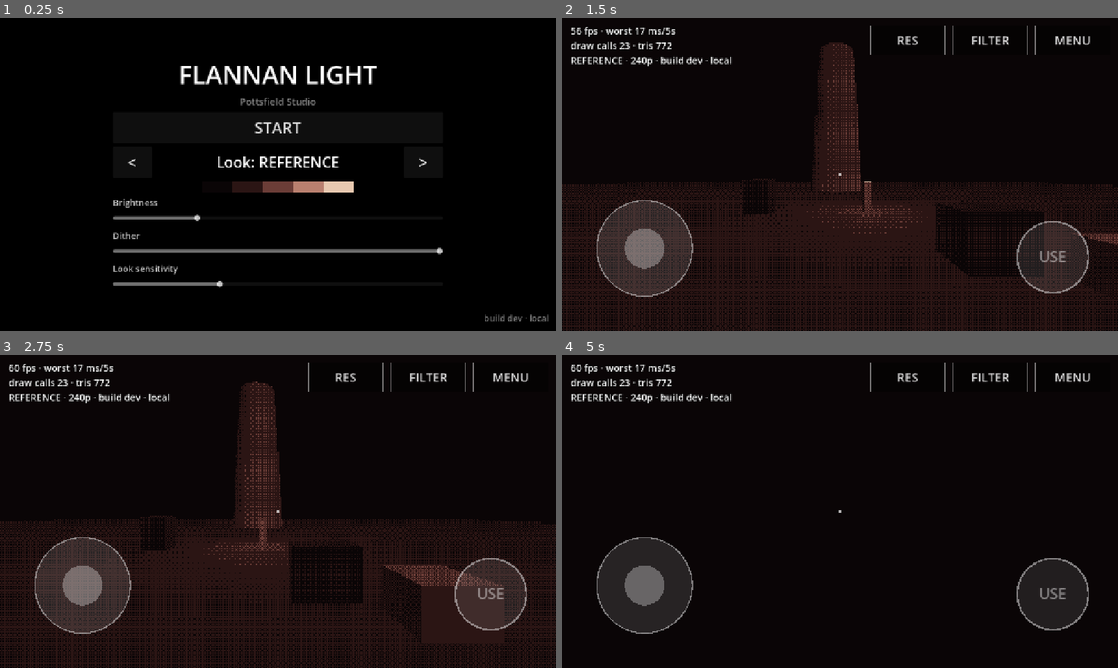
Above: before the commit, frames 1-4 (two rows, left to right).
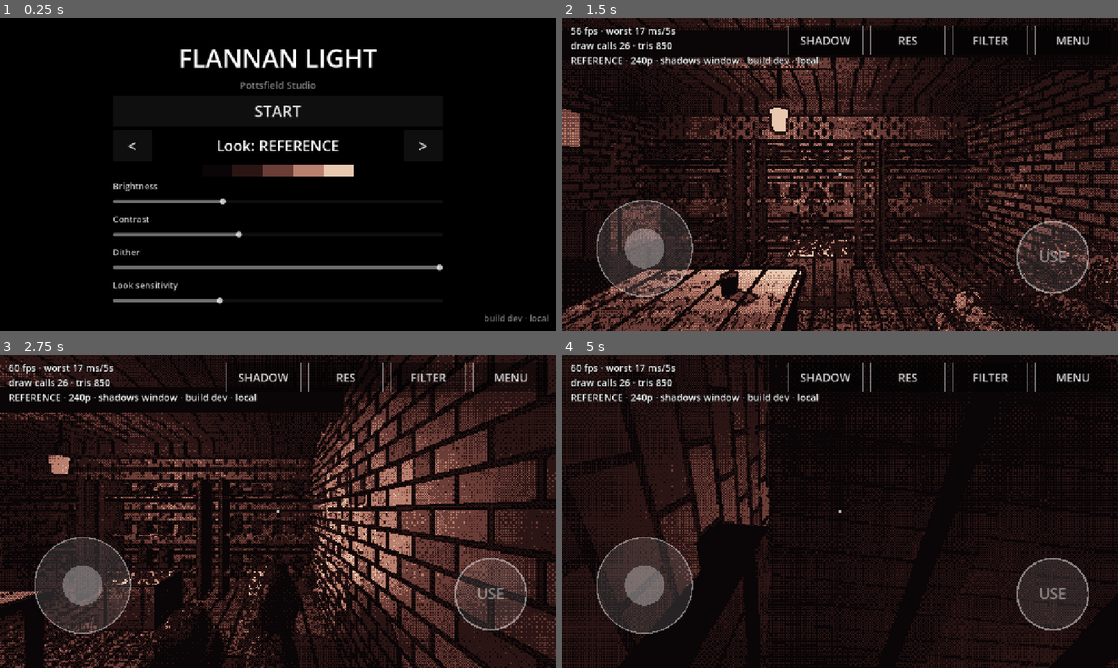
Above: after the commit, the same moments.

Repository: mahmoud70004-debug/Flannan-Light
Game: Godot game, scene res://scenes/title.tscn
The game is run twice, just before and just after one commit, with the same random seed, the same clock (stepped at 60 frames per second) and the same inputs.
Inputs (mouse positions are in pixels of both pictures, inside the frame that each line leads up to):
- Up to frame 1 (0.25 s): no input
- Up to frame 2 (1.5 s): click "START" at 0.5 s; tap Enter at 1.25 s; move the mouse to (962, 158) at 1.27 s; hold Right (ui_right) from 1.28 s (still down); tap E at 1.35 s; click (962, 158) at 1.42 s
- Up to frame 3 (2.75 s): release Right (ui_right) at 2 s; drag from (166, 527) to (250, 574) at 2.02 s
- Up to frame 4 (5 s): move the mouse to (895, 442) at 2.77 s; hold Right (ui_right) 2.78-3.5 s; tap E at 2.85, 4.35 s; click (895, 442) at 2.92 s; drag from (812, 574) to (673, 464) at 3.52 s; move the mouse to (1006, 558) at 4.27 s; hold Left (ui_left) from 4.28 s (still down); click (1006, 558) at 4.42 s

The runs differ from the first frame. In frame 1, 8.0% of the frame differs, in the area x 20-80%, y 10-92%; in frame 2, 49%; in frame 3, 52%, in the area x 0-100%, y 0-100%; in frame 4, 35%.

Commit message:
Fix look jumps on touch; look-dev store room, edge/contrast/vignette pass, merged geometry
Godot's web build computes ScreenDrag.relative per slot in the touch list, not per
finger, so a single moving finger produced huge look deltas. Track positions per
finger index instead. Replace the empty test yard with a lit store room built from
procedural textures, batch static meshes per material (175 -> 33 draw calls), add
three shadow levels and update the plan.

Co-Authored-By: Claude Sonnet 5.5 <noreply@anthropic.com>
Claude-Session: https://claude.ai/code/session_012jYvPEh95BPoE2SxmCMt2C

Diff:
--- a/game/project.godot
+++ b/game/project.godot
@@ -25,7 +25,7 @@
 
 [input_devices]
 
-pointing/emulate_touch_from_mouse=true
+pointing/emulate_touch_from_mouse=false
 pointing/emulate_mouse_from_touch=false
 
 [rendering]
--- a/game/scripts/settings.gd
+++ b/game/scripts/settings.gd
@@ -8,10 +8,12 @@
 
 var look_sensitivity: float = 0.0045   ## radians per UI pixel dragged
 var palette: int = 0
-var brightness: float = 1.0
+var brightness: float = 1.15
 var dither_amount: float = 1.0
+var contrast: float = 1.25
 var render_height: int = 240           ## height of the low-res 3D image
 var show_debug: bool = true
+var shadows: int = 1              ## 0 off, 1 window light only, 2 window + lantern
 
 
 func _ready() -> void:
@@ -22,10 +24,12 @@
 	palette = clampi(cfg.get_value("video", "palette", palette), 0, Palettes.count() - 1)
 	brightness = clampf(cfg.get_value("video", "brightness", brightness), 0.5, 2.5)
 	dither_amount = clampf(cfg.get_value("video", "dither_amount", dither_amount), 0.0, 1.0)
+	contrast = clampf(cfg.get_value("video", "contrast", contrast), 0.8, 2.0)
 	render_height = cfg.get_value("video", "render_height", render_height)
 	if not RENDER_HEIGHTS.has(render_height):
 		render_height = 240
 	show_debug = cfg.get_value("debug", "show_debug", show_debug)
+	shadows = clampi(int(cfg.get_value("video", "shadows", shadows)), 0, 2)
 
 
 func save() -> void:
@@ -34,8 +38,10 @@
 	cfg.set_value("video", "palette", palette)
 	cfg.set_value("video", "brightness", brightness)
 	cfg.set_value("video", "dither_amount", dither_amount)
+	cfg.set_value("video", "contrast", contrast)
 	cfg.set_value("video", "render_height", render_height)
 	cfg.set_value("debug", "show_debug", show_debug)
+	cfg.set_value("video", "shadows", shadows)
 	cfg.save(PATH)
 	changed.emit()
 
@@ -49,3 +55,8 @@
 	var i := RENDER_HEIGHTS.find(render_height)
 	render_height = RENDER_HEIGHTS[(i + 1) % RENDER_HEIGHTS.size()]
 	save()
+
+
+func cycle_shadows() -> void:
+	shadows = (shadows + 1) % 3
+	save()
--- /dev/null
+++ b/game/scripts/store_room.gd
@@ -0,0 +1,277 @@
+class_name StoreRoom
+extends Node3D
+## Look-dev room: the lower store (sacks, barrels, shelves, one lantern, one
+## high window). Built from primitives with procedural textures. Used to judge
+## lighting, readability and the palette filters on the real phone.
+
+const W := 6.0     ## x size
+const D := 5.0     ## z size
+const H := 2.8     ## ceiling height
+
+var lantern_light: OmniLight3D
+var window_light: SpotLight3D
+var _lantern_mat: StandardMaterial3D
+var _flicker_t := 0.0
+var _lantern_on := true
+
+var _stone: StandardMaterial3D
+var _wood: StandardMaterial3D
+var _dark_wood: StandardMaterial3D
+var _sack: StandardMaterial3D
+var _iron: StandardMaterial3D
+var _batches := {}                ## Material -> SurfaceTool (static visuals merged: one draw call per material)
+
+
+func _ready() -> void:
+	_stone = Tex.material(Tex.bricks(), 1.0)
+	_wood = Tex.material(Tex.planks(), 1.0)
+	_dark_wood = Tex.material(Tex.planks(), 1.0, 0.55)
+	_sack = Tex.material(Tex.burlap(), 0.5)
+	_iron = Tex.material(Tex.rough(), 1.0, 0.8)
+	_build_shell()
+	_build_props()
+	_build_lights()
+	_flush_batches()
+	apply_shadows(Settings.shadows)
+
+
+## 0 = no shadows, 1 = window light only (cheap), 2 = window + lantern (costly cube map).
+func apply_shadows(level: int) -> void:
+	window_light.shadow_enabled = level >= 1
+	lantern_light.shadow_enabled = level >= 2
+
+
+func _batch(mesh: Mesh, xform: Transform3D, mat: Material) -> void:
+	if not _batches.has(mat):
+		var st := SurfaceTool.new()
+		st.begin(Mesh.PRIMITIVE_TRIANGLES)
+		_batches[mat] = st
+	(_batches[mat] as SurfaceTool).append_from(mesh, 0, xform)
+
+
+func _flush_batches() -> void:
+	for mat: Material in _batches:
+		var st: SurfaceTool = _batches[mat]
+		st.generate_tangents()
+		var mi := MeshInstance3D.new()
+		mi.mesh = st.commit()
+		mi.material_override = mat
+		add_child(mi)
+	_batches.clear()
+
+
+# --- shell -------------------------------------------------------------------
+
+func _build_shell() -> void:
+	var t := 0.3
+	_solid(Vector3(W + 2 * t, t, D + 2 * t), Vector3(0, -t / 2, 0), _wood)                 # floor
+	_solid(Vector3(W + 2 * t, t, D + 2 * t), Vector3(0, H + t / 2, 0), _dark_wood)         # ceiling
+	_solid(Vector3(W + 2 * t, H, t), Vector3(0, H / 2, -D / 2 - t / 2), _stone)            # back
+	_solid(Vector3(W + 2 * t, H, t), Vector3(0, H / 2, D / 2 + t / 2), _stone)             # front
+	_solid(Vector3(t, H, D), Vector3(-W / 2 - t / 2, H / 2, 0), _stone)                    # left
+	_solid(Vector3(t, H, D), Vector3(W / 2 + t / 2, H / 2, 0), _stone)                     # right
+	for z in [-1.8, -0.2, 1.4]:                                                            # ceiling beams
+		_prop_box(Vector3(W, 0.22, 0.22), Vector3(0, H - 0.11, z), _dark_wood)
+
+	# Door (front wall, behind the player's spawn).
+	_prop_box(Vector3(1.1, 2.1, 0.12), Vector3(1.6, 1.05, D / 2 - 0.06), _dark_wood)
+	_prop_box(Vector3(1.3, 0.12, 0.16), Vector3(1.6, 2.16, D / 2 - 0.08), _iron)
+	var door := _interactable("Door", Vector3(1.0, 2.0, 0.3), Vector3(1.6, 1.0, D / 2 - 0.15))
+	door.interacted.connect(func() -> void: pass)
+
+
+# --- props -------------------------------------------------------------------
+
+func _build_props() -> void:
+	# Shelves on the back wall with jars and tins.
+	for x in [-2.2, 0.0, 2.2]:
+		_solid(Vector3(0.1, 2.2, 0.5), Vector3(x - 0.9, 1.1, -D / 2 + 0.3), _dark_wood)
+		_solid(Vector3(0.1, 2.2, 0.5), Vector3(x + 0.9, 1.1, -D / 2 + 0.3), _dark_wood)
+		for i in 3:
+			var y := 0.45 + i * 0.7
+			_solid(Vector3(1.9, 0.06, 0.5), Vector3(x, y, -D / 2 + 0.3), _wood)
+			for j in 4:
+				var h := 0.16 + Tex._hash(i * 7 + j, int(x * 10)) * 0.22
+				_prop_box(Vector3(0.16, h, 0.16), Vector3(x - 0.65 + j * 0.4, y + 0.03 + h / 2, -D / 2 + 0.3), _iron)
+
+	# Stacked sacks: the potato corner (right side).
+	var sacks := [
+		Vector3(2.3, 0.2, -0.4), Vector3(2.3, 0.2, 0.3), Vector3(2.3, 0.2, 1.0),
+		Vector3(1.6, 0.2, 0.0), Vector3(1.6, 0.2, 0.7),
+		Vector3(2.3, 0.58, -0.05), Vector3(2.3, 0.58, 0.65), Vector3(1.6, 0.58, 0.35),
+		Vector3(2.3, 0.96, 0.3),
+	]
+	for i in sacks.size():
+		_sack_at(sacks[i], i)
+
+	# Barrels (left side) and crates.
+	for p in [Vector3(-2.4, 0.45, 1.5), Vector3(-1.7, 0.45, 1.9), Vector3(-2.4, 0.45, 0.6)]:
+		_barrel(p)
+	_solid(Vector3(0.9, 0.7, 0.9), Vector3(-2.3, 0.35, -1.0), _dark_wood)
+	_solid(Vector3(0.7, 0.5, 0.7), Vector3(-2.3, 0.95, -1.0), _wood)
+	_solid(Vector3(0.8, 0.6, 0.8), Vector3(0.3, 0.3, -1.3), _wood)
+
+	# A table with a tin cup in the middle.
+	_solid(Vector3(1.2, 0.07, 0.7), Vector3(-0.3, 0.85, 0.4), _wood)
+	for corner in [Vector2(-0.5, -0.28), Vector2(0.5, -0.28), Vector2(-0.5, 0.28), Vector2(0.5, 0.28)]:
+		_prop_box(Vector3(0.07, 0.82, 0.07), Vector3(-0.3 + corner.x, 0.41, 0.4 + corner.y), _dark_wood)
+	var cyl := CylinderMesh.new()
+	cyl.top_radius = 0.05
+	cyl.bottom_radius = 0.04
+	cyl.height = 0.1
+	cyl.radial_segments = 8
+	_batch(cyl, Transform3D(Basis(), Vector3(-0.1, 0.94, 0.4)), _iron)
+
+
+func _sack_at(pos: Vector3, i: int) -> void:
+	var body := Interactable.new()
+	body.prompt = "Sack"
+	body.collision_layer = 1 | 2
+	var cap := CapsuleMesh.new()
+	cap.radius = 0.2
+	cap.height = 0.78
+	cap.radial_segments = 8
+	cap.rings = 2
+	var yaw := (Tex._hash(i, 3) - 0.5) * 16.0
+	var basis := Basis(Vector3.UP, deg_to_rad(yaw)) * Basis(Vector3.RIGHT, deg_to_rad(90))
+	_batch(cap, Transform3D(basis, pos), _sack)
+	var shape := CollisionShape3D.new()
+	var box := BoxShape3D.new()
+	box.size = Vector3(0.4, 0.4, 0.78)
+	shape.shape = box
+	body.add_child(shape)
+	body.position = pos
+	body.rotation_degrees.y = yaw
+	add_child(body)
+
+
+func _barrel(pos: Vector3) -> void:
+	var body := StaticBody3D.new()
+	var cyl := CylinderMesh.new()
+	cyl.top_radius = 0.3
+	cyl.bottom_radius = 0.3
+	cyl.height = 0.9
+	cyl.radial_segments = 10
+	_batch(cyl, Transform3D(Basis(), pos), _wood)
+	var bm := CylinderMesh.new()
+	bm.top_radius = 0.315
+	bm.bottom_radius = 0.315
+	bm.height = 0.06
+	bm.radial_segments = 10
+	for y in [-0.28, 0.28]:
+		_batch(bm, Transform3D(Basis(), pos + Vector3(0, y, 0)), _iron)
+	var shape := CollisionShape3D.new()
+	var cs := CylinderShape3D.new()
+	cs.radius = 0.3
+	cs.height = 0.9
+	shape.shape = cs
+	body.add_child(shape)
+	body.position = pos
+	add_child(body)
+
+
+# --- lights ------------------------------------------------------------------
+
+func _build_lights() -> void:
+	# Hanging lantern: the one warm key light.
+	_prop_box(Vector3(0.02, 0.5, 0.02), Vector3(0.0, H - 0.25, -0.3), _iron)
+	var lamp := MeshInstance3D.new()
+	var cyl := CylinderMesh.new()
+	cyl.top_radius = 0.09
+	cyl.bottom_radius = 0.07
+	cyl.height = 0.2
+	cyl.radial_segments = 8
+	lamp.mesh = cyl
+	_lantern_mat = StandardMaterial3D.new()
+	_lantern_mat.albedo_color = Color.WHITE
+	_lantern_mat.emission_enabled = true
+	_lantern_mat.emission = Color.WHITE
+	_lantern_mat.emission_energy_multiplier = 3.0
+	lamp.material_override = _lantern_mat
+	lamp.position = Vector3(0.0, 2.1, -0.3)
+	add_child(lamp)
+
+	lantern_light = OmniLight3D.new()
+	lantern_light.position = Vector3(0.0, 2.05, -0.3)
+	lantern_light.omni_range = 7.5
+	lantern_light.light_energy = 3.4
+	lantern_light.omni_attenuation = 1.3
+	add_child(lantern_light)
+
+	# A high window on the left wall: a pale shaft of light across the sacks.
+	var pane := MeshInstance3D.new()
+	var q := QuadMesh.new()
+	q.size = Vector2(0.9, 0.5)
+	pane.mesh = q
+	var pm := StandardMaterial3D.new()
+	pm.shading_mode = BaseMaterial3D.SHADING_MODE_UNSHADED
+	pm.albedo_color = Color.WHITE
+	pane.material_override = pm
+	pane.position = Vector3(-W / 2 + 0.02, 2.2, -0.8)
+	pane.rotation_degrees.y = 90
+	add_child(pane)
+
+	window_light = SpotLight3D.new()
+	window_light.position = Vector3(-W / 2 + 0.3, 2.3, -0.8)
+	window_light.look_at_from_position(window_light.position, Vector3(1.8, 0.0, 0.2), Vector3.UP)
+	window_light.spot_range = 9.0
+	window_light.spot_angle = 28.0
+	window_light.light_energy = 3.0
+	add_child(window_light)
+
+	# Lamp switch by the door: lets you see the room with the lantern off.
+	var sw := _interactable("Lantern", Vector3(0.18, 0.28, 0.1), Vector3(0.5, 1.4, D / 2 - 0.06))
+	sw.interacted.connect(toggle_lantern)
+	_prop_box(Vector3(0.18, 0.28, 0.06), sw.position, _iron)
+
+
+func toggle_lantern() -> void:
+	_lantern_on = not _lantern_on
+	lantern_light.visible = _lantern_on
+	_lantern_mat.emission_energy_multiplier = 3.0 if _lantern_on else 0.0
+	_lantern_mat.albedo_color = Color.WHITE if _lantern_on else Color(0.15, 0.15, 0.15)
+
+
+func _process(delta: float) -> void:
+	if not _lantern_on:
+		return
+	_flicker_t += delta
+	var f := 1.0 + 0.05 * sin(_flicker_t * 9.0) + 0.04 * sin(_flicker_t * 23.0 + 1.0)
+	lantern_light.light_energy = 3.4 * f
+
+
+# --- helpers -----------------------------------------------------------------
+
+func _solid(size: Vector3, pos: Vector3, mat: Material) -> StaticBody3D:
+	var body := StaticBody3D.new()
+	body.position = pos
+	var box := BoxMesh.new()
+	box.size = size
+	_batch(box, Transform3D(Basis(), pos), mat)
+	var shape := CollisionShape3D.new()
+	var bs := BoxShape3D.new()
+	bs.size = size
+	shape.shape = bs
+	body.add_child(shape)
+	add_child(body)
+	return body
+
+
+func _prop_box(size: Vector3, pos: Vector3, mat: Material) -> void:
+	var box := BoxMesh.new()
+	box.size = size
+	_batch(box, Transform3D(Basis(), pos), mat)
+
+
+func _interactable(label: String, size: Vector3, pos: Vector3) -> Interactable:
+	var body := Interactable.new()
+	body.prompt = label
+	body.collision_layer = 2
+	var shape := CollisionShape3D.new()
+	var bs := BoxShape3D.new()
+	bs.size = size
+	shape.shape = bs
+	body.add_child(shape)
+	body.position = pos
+	add_child(body)
+	return body
--- /dev/null
+++ b/game/scripts/tex.gd
@@ -0,0 +1,68 @@
+class_name Tex
+## Small procedural greyscale textures (nearest-filtered, tiled in world space).
+## Generated at startup in a few ms, so there are no image assets to ship yet.
+
+static func _make(size: int, fn: Callable) -> ImageTexture:
+	var img := Image.create(size, size, false, Image.FORMAT_RGB8)
+	for y in size:
+		for x in size:
+			var v: float = clampf(fn.call(x, y), 0.0, 1.0)
+			img.set_pixel(x, y, Color(v, v, v))
+	return ImageTexture.create_from_image(img)
+
+
+static func _hash(a: int, b: int) -> float:
+	var h := (a * 374761393 + b * 668265263) & 0x7fffffff
+	h = ((h ^ (h >> 13)) * 1274126177) & 0x7fffffff
+	return float(h & 0xffff) / 65535.0
+
+
+## 64 px = 1 m. Stone blocks with dark mortar.
+static func bricks() -> ImageTexture:
+	return _make(64, func(x: int, y: int) -> float:
+		var row := y / 8
+		var off := (row % 2) * 8
+		var bx := (x + off) % 16
+		if y % 8 == 0 or bx == 0:
+			return 0.20
+		var base := 0.38 + _hash(row, (x + off) / 16) * 0.16
+		return base + (_hash(x, y) - 0.5) * 0.07)
+
+
+## 64 px = 1 m. Vertical planks with grain.
+static func planks() -> ImageTexture:
+	return _make(64, func(x: int, y: int) -> float:
+		var plank := x / 16
+		if x % 16 == 0:
+			return 0.08
+		var base := 0.42 + _hash(plank, 7) * 0.16
+		var grain := sin(float(y) * 0.55 + float(plank) * 2.3 + _hash(x, y / 8) * 3.0) * 0.05
+		return base + grain + (_hash(x, y) - 0.5) * 0.06)
+
+
+## 32 px = 0.5 m. Woven sacking.
+static func burlap() -> ImageTexture:
+	return _make(32, func(x: int, y: int) -> float:
+		var weave := 0.07 if (x + y) % 2 == 0 else -0.04
+		if x % 8 == 0 or y % 8 == 0:
+			weave -= 0.10
+		return 0.55 + weave + (_hash(x, y) - 0.5) * 0.16)
+
+
+## 32 px = 1 m. Rough dark plaster / metal.
+static func rough() -> ImageTexture:
+	return _make(32, func(x: int, y: int) -> float:
+		return 0.30 + (_hash(x, y) - 0.5) * 0.18 + (_hash(x / 4, y / 4) - 0.5) * 0.12)
+
+
+## World-space triplanar material so boxes of any size share one texel density.
+static func material(tex: Texture2D, tile_m: float, tint := 1.0) -> StandardMaterial3D:
+	var m := StandardMaterial3D.new()
+	m.albedo_texture = tex
+	m.albedo_color = Color(tint, tint, tint)
+	m.uv1_triplanar = true
+	m.uv1_world_triplanar = true
+	m.uv1_scale = Vector3.ONE / tile_m
+	m.texture_filter = BaseMaterial3D.TEXTURE_FILTER_NEAREST
+	m.roughness = 1.0
+	return m
--- a/game/scripts/title.gd
+++ b/game/scripts/title.gd
@@ -51,6 +51,7 @@
 	box.add_child(_swatches)
 
 	box.add_child(_slider("Brightness", 0.5, 2.5, Settings.brightness, func(v: float) -> void: Settings.brightness = v))
+	box.add_child(_slider("Contrast", 0.8, 2.0, Settings.contrast, func(v: float) -> void: Settings.contrast = v))
 	box.add_child(_slider("Dither", 0.0, 1.0, Settings.dither_amount, func(v: float) -> void: Settings.dither_amount = v))
 	box.add_child(_slider("Look sensitivity", 0.001, 0.012, Settings.look_sensitivity, func(v: float) -> void: Settings.look_sensitivity = v))
 
--- a/game/scripts/touch_controls.gd
+++ b/game/scripts/touch_controls.gd
@@ -9,6 +9,7 @@
 signal menu_pressed
 signal filter_pressed
 signal resolution_pressed
+signal shadows_pressed
 
 const STICK_RADIUS := 110.0
 const KNOB_RADIUS := 46.0
@@ -24,7 +25,9 @@
 var _ui_index := -1
 var _stick_base := Vector2.ZERO
 var _stick_knob := Vector2.ZERO
-var _labels := ["MENU", "FILTER", "RES"]
+var _labels := ["MENU", "FILTER", "RES", "SHADOW"]
+var _last_pos := {}                ## finger index -> last absolute position (see _drag)
+var _use_mouse := false
 
 
 func _ready() -> void:
@@ -32,6 +35,8 @@
 	set_anchors_and_offsets_preset(Control.PRESET_FULL_RECT)
 	resized.connect(_reset_stick)
 	_reset_stick()
+	# Real touchscreens deliver touches only. Mouse stands in as one finger on desktops.
+	_use_mouse = not DisplayServer.is_touchscreen_available()
 
 
 func _interact_center() -> Vector2:
@@ -50,28 +55,37 @@
 
 func _input(event: InputEvent) -> void:
 	if event is InputEventScreenTouch:
-		if event.pressed:
+		if event.pressed and not event.canceled:
 			_press(event.index, event.position)
 		else:
 			_release(event.index)
 	elif event is InputEventScreenDrag:
-		_drag(event.index, event.position, event.relative)
+		_drag(event.index, event.position)
+	elif _use_mouse and event is InputEventMouseButton and event.button_index == MOUSE_BUTTON_LEFT:
+		if event.pressed:
+			_press(-10, event.position)
+		else:
+			_release(-10)
+	elif _use_mouse and event is InputEventMouseMotion and (event.button_mask & MOUSE_BUTTON_MASK_LEFT):
+		_drag(-10, event.position)
 	elif event is InputEventKey and event.pressed and not event.echo and event.keycode == KEY_E:
 		interact_pressed.emit()
 
 
 func _press(index: int, pos: Vector2) -> void:
+	_last_pos[index] = pos
 	if (pos - _interact_center()).length() <= BUTTON_RADIUS:
 		_ui_index = index
 		interact_pressed.emit()
 		return
-	for i in 3:
+	for i in 4:
 		if _top_button_rect(i).has_point(pos):
 			_ui_index = index
 			match i:
 				0: menu_pressed.emit()
 				1: filter_pressed.emit()
 				2: resolution_pressed.emit()
+				3: shadows_pressed.emit()
 			return
 	if pos.x < size.x * LEFT_ZONE:
 		if _stick_index == -1:
@@ -84,7 +98,13 @@
 		_look_index = index
 
 
-func _drag(index: int, pos: Vector2, relative: Vector2) -> void:
+func _drag(index: int, pos: Vector2) -> void:
+	# Godot's web build computes ScreenDrag.relative per slot in the event's touch list,
+	# not per finger. When only one finger moves, that is the previous position of a
+	# *different* finger, so the look jumps by hundreds of pixels. Track positions
+	# per finger identifier ourselves and ignore event.relative.
+	var relative: Vector2 = pos - _last_pos.get(index, pos)
+	_last_pos[index] = pos
 	if index == _stick_index:
 		var offset := (pos - _stick_base).limit_length(STICK_RADIUS)
 		_stick_knob = _stick_base + offset
@@ -96,6 +116,7 @@
 
 
 func _release(index: int) -> void:
+	_last_pos.erase(index)
 	if index == _stick_index:
 		_stick_index = -1
 		move_vector = Vector2.ZERO
@@ -133,8 +154,8 @@
 	var font := ThemeDB.fallback_font
 	draw_string(font, c + Vector2(-60, 12), "USE", HORIZONTAL_ALIGNMENT_CENTER, 120, 34, active)
 
-	for i in 3:
+	for i in 4:
 		var r := _top_button_rect(i)
 		draw_rect(r, Color(0, 0, 0, 0.45))
 		draw_rect(r, line, false, 2.0)
-		draw_string(font, r.position + Vector2(0, 44), _labels[i], HORIZONTAL_ALIGNMENT_CENTER, r.size.x, 28, Color(1, 1, 1, 0.85))
+		draw_string(font, r.position + Vector2(0, 44), _labels[i], HORIZONTAL_ALIGNMENT_CENTER, r.size.x, 26, Color(1, 1, 1, 0.85))
--- a/game/scripts/world.gd
+++ b/game/scripts/world.gd
@@ -9,8 +9,7 @@
 var _player: Player
 var _controls: TouchControls
 var _hud: Hud
-var _beam: Node3D
-var _lamp: OmniLight3D
+var _room: StoreRoom
 
 
 func _ready() -> void:
@@ -54,8 +53,11 @@
 	Palettes.apply(_post_mat, Settings.palette)
 	_post_mat.set_shader_parameter("brightness", Settings.brightness)
 	_post_mat.set_shader_parameter("dither_amount", Settings.dither_amount)
+	_post_mat.set_shader_parameter("contrast", Settings.contrast)
+	if _room:
+		_room.apply_shadows(Settings.shadows)
 	if _hud:
-		_hud.set_info("%s · %dp · %s" % [Palettes.preset_name(Settings.palette), h, BuildInfo.label()])
+		_hud.set_info("%s · %dp · shadows %s · %s" % [Palettes.preset_name(Settings.palette), h, ["off", "window", "window+lantern"][Settings.shadows], BuildInfo.label()])
 
 
 # --- 3D world ---------------------------------------------------------------
@@ -65,112 +67,20 @@
 	env.background_mode = Environment.BG_COLOR
 	env.background_color = Color.BLACK
 	env.ambient_light_source = Environment.AMBIENT_SOURCE_COLOR
-	env.ambient_light_color = Color(0.16, 0.16, 0.18)
+	env.ambient_light_color = Color(0.22, 0.22, 0.24)
 	env.fog_enabled = true
 	env.fog_light_color = Color.BLACK
-	env.fog_density = 0.03
+	env.fog_density = 0.04
 	var world_env := WorldEnvironment.new()
 	world_env.environment = env
 	_view.add_child(world_env)
 
-	var moon := DirectionalLight3D.new()
-	moon.rotation_degrees = Vector3(-55, 30, 0)
-	moon.light_energy = 0.35
-	_view.add_child(moon)
-
-	var mat_ground := _mat(0.28)
-	var mat_wall := _mat(0.55)
-	var mat_dark := _mat(0.12)
-
-	_solid(Vector3(80, 1, 80), Vector3(0, -0.5, 0), mat_ground)          # ground
-	_solid(Vector3(6, 2.4, 0.3), Vector3(-6, 1.2, 4), mat_wall)           # low walls
-	_solid(Vector3(0.3, 2.4, 6), Vector3(-9, 1.2, 7), mat_wall)
-	_solid(Vector3(1.2, 1.0, 1.2), Vector3(3, 0.5, 2), mat_dark)          # crates
-	_solid(Vector3(1.0, 0.7, 1.0), Vector3(4.4, 0.35, 3.2), mat_wall)
-	_solid(Vector3(1.0, 1.4, 1.0), Vector3(-3, 0.7, -3), mat_dark)
-
-	# Lighthouse tower with a rotating beam.
-	var tower := MeshInstance3D.new()
-	var cyl := CylinderMesh.new()
-	cyl.top_radius = 1.8
-	cyl.bottom_radius = 2.6
-	cyl.height = 14.0
-	cyl.radial_segments = 12
-	tower.mesh = cyl
-	tower.material_override = _mat(0.8)
-	tower.position = Vector3(0, 7, -16)
-	_view.add_child(tower)
-	var tower_body := StaticBody3D.new()
-	var tower_shape := CollisionShape3D.new()
-	var cs := CylinderShape3D.new()
-	cs.radius = 2.4
-	cs.height = 14.0
-	tower_shape.shape = cs
-	tower_body.add_child(tower_shape)
-	tower_body.position = tower.position
-	_view.add_child(tower_body)
-
-	_beam = Node3D.new()
-	_beam.position = Vector3(0, 14.5, -16)
-	var spot := SpotLight3D.new()
-	spot.spot_range = 70.0
-	spot.spot_angle = 14.0
-	spot.light_energy = 6.0
-	spot.rotation_degrees.x = -4.0
-	_beam.add_child(spot)
-	_view.add_child(_beam)
-
-	# A switch that toggles a lamp: proves the Interact button and prompt.
-	var post := Interactable.new()
-	post.prompt = "Lamp"
-	post.collision_layer = 1 | 2
-	var post_mesh := MeshInstance3D.new()
-	var box := BoxMesh.new()
-	box.size = Vector3(0.3, 1.3, 0.3)
-	post_mesh.mesh = box
-	post_mesh.material_override = _mat(0.9)
-	post.add_child(post_mesh)
-	var post_shape := CollisionShape3D.new()
-	var bs := BoxShape3D.new()
-	bs.size = box.size
-	post_shape.shape = bs
-	post.add_child(post_shape)
-	post.position = Vector3(1.5, 0.65, -3.0)
-	_view.add_child(post)
-	_lamp = OmniLight3D.new()
-	_lamp.position = Vector3(1.5, 1.8, -3.0)
-	_lamp.omni_range = 8.0
-	_lamp.light_energy = 2.0
-	_view.add_child(_lamp)
-	post.interacted.connect(func() -> void: _lamp.visible = not _lamp.visible)
+	_room = StoreRoom.new()
+	_view.add_child(_room)
 
 	_player = Player.new()
-	_player.position = Vector3(0, 0.05, 6)
+	_player.position = Vector3(0.2, 0.05, 1.7)
 	_view.add_child(_player)
-
-
-func _mat(grey: float) -> StandardMaterial3D:
-	var m := StandardMaterial3D.new()
-	m.albedo_color = Color(grey, grey, grey)
-	m.roughness = 1.0
-	return m
-
-
-func _solid(size: Vector3, pos: Vector3, mat: Material) -> void:
-	var body := StaticBody3D.new()
-	body.position = pos
-	var mesh := MeshInstance3D.new()
-	var box := BoxMesh.new()
-	box.size = size
-	mesh.mesh = box
-	mesh.material_override = mat
-	body.add_child(mesh)
-	var shape := CollisionShape3D.new()
-	var bs := BoxShape3D.new()
-	bs.size = size
-	shape.shape = bs
-	body.add_child(shape)
-	_view.add_child(body)
 
 
 # --- UI ----------------------------------------------------------------------
@@ -188,6 +98,7 @@
 	_controls.menu_pressed.connect(func() -> void: get_tree().change_scene_to_file("res://scenes/title.tscn"))
 	_controls.filter_pressed.connect(Settings.cycle_palette)
 	_controls.resolution_pressed.connect(Settings.cycle_render_height)
+	_controls.shadows_pressed.connect(Settings.cycle_shadows)
 
 
 func _on_interact() -> void:
@@ -198,7 +109,6 @@
 
 func _process(delta: float) -> void:
 	_player.move_input = _controls.move_vector
-	_beam.rotate_y(-0.5 * delta)
 	var t := _player.target()
 	_controls.can_interact = t != null
 	_hud.set_prompt(t.prompt if t else "")
--- a/game/shaders/dither_palette.gdshader
+++ b/game/shaders/dither_palette.gdshader
@@ -1,6 +1,8 @@
 shader_type canvas_item;
 // Ordered (Bayer 4x4) dither of the low-res 3D image onto a small palette.
 // Dither cells are low-res pixels, so the pattern stays crisp when upscaled.
+// Before quantising: contrast curve, vignette and a luminance edge pass that
+// darkens object outlines so shapes read at 240p.
 
 uniform int levels = 4;
 uniform vec3 c0 = vec3(0.0);
@@ -10,7 +12,11 @@
 uniform vec3 c4 = vec3(1.0);
 uniform vec3 c5 = vec3(1.0);
 uniform float brightness = 1.0;
+uniform float contrast = 1.25;
 uniform float dither_amount = 1.0;
+uniform float vignette = 0.55;
+uniform float edge_strength = 0.8;
+uniform float edge_threshold = 0.12;
 
 const float BAYER[16] = float[16](
 	0.0, 8.0, 2.0, 10.0,
@@ -27,11 +33,23 @@
 	return c5;
 }
 
+#define LUMA(uv) dot(texture(TEXTURE, (uv)).rgb, vec3(0.299, 0.587, 0.114))
+
 void fragment() {
-	vec3 src = texture(TEXTURE, UV).rgb;
-	float lum = clamp(dot(src, vec3(0.299, 0.587, 0.114)) * brightness, 0.0, 1.0);
-	ivec2 size = textureSize(TEXTURE, 0);
-	ivec2 p = ivec2(UV * vec2(size));
+	vec2 px = 1.0 / vec2(textureSize(TEXTURE, 0));
+	float l = LUMA(UV);
+	float edge = abs(l - LUMA(UV + vec2(px.x, 0.0)))
+		+ abs(l - LUMA(UV - vec2(px.x, 0.0)))
+		+ abs(l - LUMA(UV + vec2(0.0, px.y)))
+		+ abs(l - LUMA(UV - vec2(0.0, px.y)));
+
+	float lum = l * brightness;
+	lum = (lum - 0.5) * contrast + 0.5;
+	lum *= 1.0 - vignette * smoothstep(0.25, 0.85, length(UV - 0.5) * 1.6);
+	lum *= 1.0 - edge_strength * smoothstep(edge_threshold, edge_threshold * 2.0, edge);
+	lum = clamp(lum, 0.0, 1.0);
+
+	ivec2 p = ivec2(UV * vec2(textureSize(TEXTURE, 0)));
 	float threshold = (BAYER[(p.x % 4) + (p.y % 4) * 4] + 0.5) / 16.0;
 	threshold = mix(0.5, threshold, dither_amount);
 	float v = lum * float(levels - 1);
Not shown, added: game/scripts/store_room.gd.uid
Not shown, added: game/scripts/tex.gd.uid
Not shown, changed: docs/DEVELOPMENT-PLAN.md
Not shown, changed: docs/GDD.md
